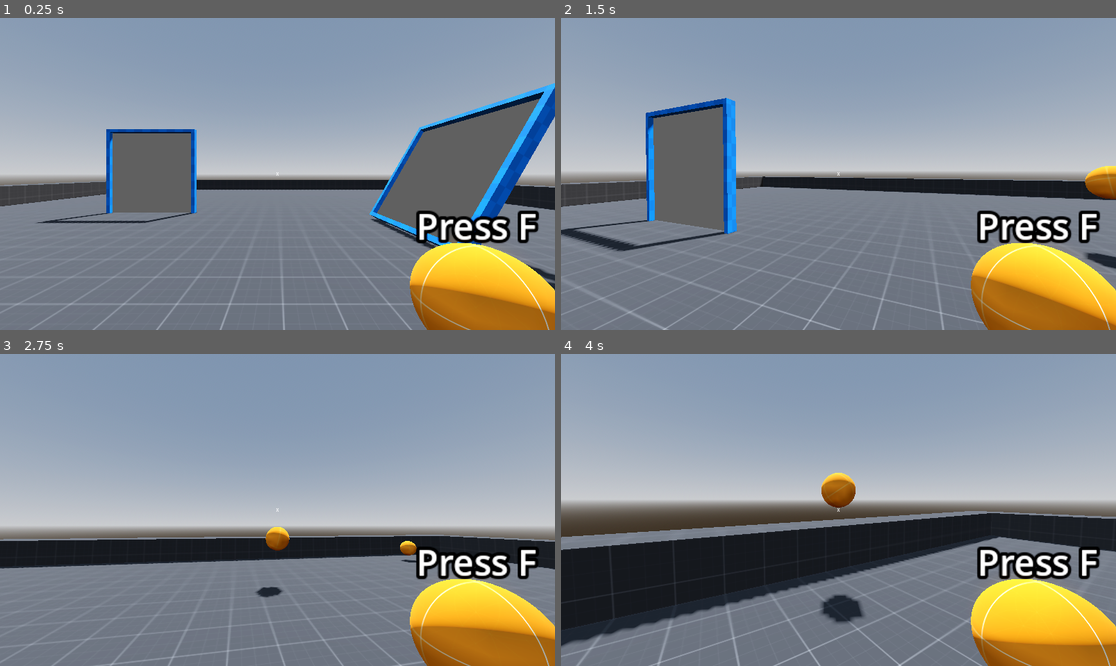
Above: before the commit, frames 1-4 (two rows, left to right).
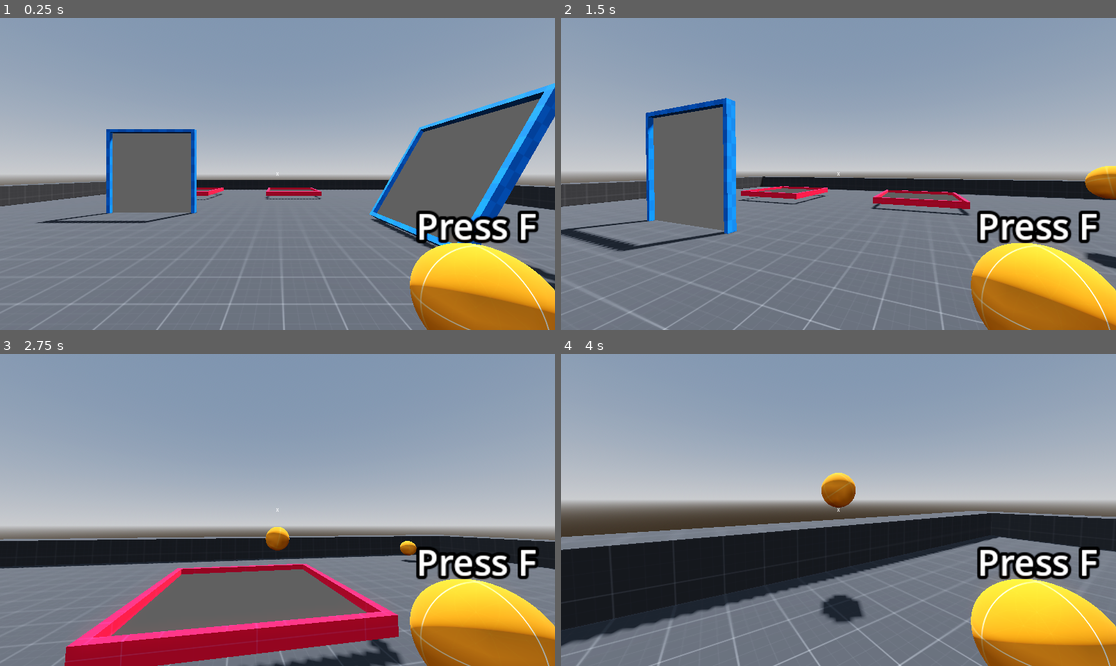
Above: after the commit, the same moments.

Repository: VojtaStruhar/godot-portals-plugin
Game: Godot game, scene res://levels/level_physics.tscn
Same seed, same stepped clock (60 frames per second), same inputs: the game is played once before the commit and once after it. This scene is started directly instead of the project's main scene.
Inputs (mouse positions are in pixels of both pictures, inside the frame that each line leads up to):
- Up to frame 1 (0.25 s): no input
- Up to frame 2 (1.5 s): tap Enter (ui_accept) at 0.5, 0.77 s; move the mouse to (866, 174) at 0.52 s; hold Up from 0.53 s (still down); tap F (fire) at 0.6 s; move the mouse to (810, 174) at 1.27 s; tap P (toggle_portals) at 1.35 s
- Up to frame 3 (2.75 s): keep holding Up; tap Enter (ui_accept) at 1.52 s; move the mouse to (288, 503) at 2.02 s; tap F (fire) at 2.1 s
- Up to frame 4 (4 s): keep holding Up; move the mouse to (832, 516) at 2.77 s; tap P (toggle_portals) at 2.85 s; tap Enter (ui_accept) at 3.02, 3.77 s; move the mouse to (877, 513) at 3.52 s; tap F (fire) at 3.6 s

The runs differ from the first frame. In frame 1, 0.4% of the frame differs, in the area x 35-58%, y 54-59%; in frame 2, 1.4%; in frame 3, 14%, in the area x 11-73%, y 67-100%; in frame 4, nothing differs.

Commit message:
Add portals on the ground

Diff:
--- a/levels/level_physics.tscn
+++ b/levels/level_physics.tscn
@@ -8,6 +8,7 @@
 [ext_resource type="Script" uid="uid://cw1r4c1d7beyv" path="res://addons/portals/scripts/portal_3d.gd" id="6_qn875"]
 [ext_resource type="Shader" uid="uid://bhdb2skdxehes" path="res://addons/portals/materials/portal_shader.gdshader" id="7_cpthp"]
 [ext_resource type="Material" uid="uid://brj2jayoo0l0d" path="res://assets/prototyping/M_prototype_blue.tres" id="8_flk5l"]
+[ext_resource type="Material" uid="uid://1nvrnylcajfg" path="res://assets/prototyping/M_prototype_red.tres" id="9_ejw2f"]
 [ext_resource type="PackedScene" uid="uid://bb1b3cg0khq5k" path="res://scripts/poor_mans_crosshair.tscn" id="10_ejw2f"]
 
 [sub_resource type="ProceduralSkyMaterial" id="ProceduralSkyMaterial_xh7pd"]
@@ -87,6 +88,26 @@
 [sub_resource type="BoxShape3D" id="BoxShape3D_8emm5"]
 size = Vector3(2.5, 2.5, 1)
 
+[sub_resource type="ShaderMaterial" id="ShaderMaterial_ejw2f"]
+render_priority = 0
+shader = ExtResource("7_cpthp")
+
+[sub_resource type="BoxMesh" id="BoxMesh_7nky4"]
+size = Vector3(2.5, 2.5, 0.1)
+
+[sub_resource type="BoxShape3D" id="BoxShape3D_3l8fs"]
+size = Vector3(2.5, 2.5, 1)
+
+[sub_resource type="ShaderMaterial" id="ShaderMaterial_8emm5"]
+render_priority = 0
+shader = ExtResource("7_cpthp")
+
+[sub_resource type="BoxMesh" id="BoxMesh_wkxyb"]
+size = Vector3(2.5, 2.5, 0.1)
+
+[sub_resource type="BoxShape3D" id="BoxShape3D_mrgyd"]
+size = Vector3(2, 2.5, 1)
+
 [node name="Level_Physics" type="Node3D"]
 metadata/movie_file = "level_physics.avi"
 
@@ -224,3 +245,71 @@
 material_override = ExtResource("8_flk5l")
 mesh = SubResource("ArrayMesh_3l8fs")
 skeleton = NodePath("../..")
+
+[node name="Portal_Red1" type="Node3D" parent="." node_paths=PackedStringArray("exit_portal", "portal_mesh", "teleport_area", "teleport_collision") groups=["portals"]]
+process_priority = 100
+process_physics_priority = 100
+transform = Transform3D(1, 0, 0, 0, -4.37114e-08, 1, 0, -1, -4.37114e-08, -4.25, 0.274811, -5.25)
+script = ExtResource("6_qn875")
+portal_size = Vector2(2.5, 2.5)
+exit_portal = NodePath("../Portal_Red2")
+is_teleport = true
+teleport_direction = 0
+rb_velocity_boost = 2.0
+teleport_collision_mask = 128
+portal_mesh = NodePath("Portal3D_Mesh")
+teleport_area = NodePath("TeleportArea")
+teleport_collision = NodePath("TeleportArea/CollisionShape3D")
+metadata/_custom_type_script = "uid://cw1r4c1d7beyv"
+metadata/_edit_group_ = true
+
+[node name="Portal3D_Mesh" type="MeshInstance3D" parent="Portal_Red1"]
+layers = 128
+material_override = SubResource("ShaderMaterial_ejw2f")
+cast_shadow = 0
+mesh = SubResource("BoxMesh_7nky4")
+
+[node name="TeleportArea" type="Area3D" parent="Portal_Red1"]
+
+[node name="CollisionShape3D" type="CollisionShape3D" parent="Portal_Red1/TeleportArea"]
+shape = SubResource("BoxShape3D_3l8fs")
+
+[node name="PortalFrame2" type="MeshInstance3D" parent="Portal_Red1"]
+transform = Transform3D(1.01, 0, 0, 0, 1.01, 0, 0, 0, 1.01, 0, 0, 0)
+material_override = ExtResource("9_ejw2f")
+mesh = SubResource("ArrayMesh_3l8fs")
+skeleton = NodePath("../..")
+
+[node name="Portal_Red2" type="Node3D" parent="." node_paths=PackedStringArray("exit_portal", "portal_mesh", "teleport_area", "teleport_collision") groups=["portals"]]
+process_priority = 100
+process_physics_priority = 100
+transform = Transform3D(1, 0, 0, 0, -4.37114e-08, 1, 0, -1, -4.37114e-08, 1.25, 0.25, -5.5)
+script = ExtResource("6_qn875")
+portal_size = Vector2(2.5, 2.5)
+exit_portal = NodePath("../Portal_Red1")
+is_teleport = true
+teleport_direction = 0
+rb_velocity_boost = 2.0
+teleport_collision_mask = 128
+portal_mesh = NodePath("Portal3D_Mesh")
+teleport_area = NodePath("TeleportArea")
+teleport_collision = NodePath("TeleportArea/CollisionShape3D")
+metadata/_custom_type_script = "uid://cw1r4c1d7beyv"
+metadata/_edit_group_ = true
+
+[node name="Portal3D_Mesh" type="MeshInstance3D" parent="Portal_Red2"]
+layers = 128
+material_override = SubResource("ShaderMaterial_8emm5")
+cast_shadow = 0
+mesh = SubResource("BoxMesh_wkxyb")
+
+[node name="PortalFrame2" type="MeshInstance3D" parent="Portal_Red2"]
+transform = Transform3D(1.01, 0, 0, 0, 1.01, 0, 0, 0, 1.01, 0, 0, 0)
+material_override = ExtResource("9_ejw2f")
+mesh = SubResource("ArrayMesh_3l8fs")
+skeleton = NodePath("../..")
+
+[node name="TeleportArea" type="Area3D" parent="Portal_Red2"]
+
+[node name="CollisionShape3D" type="CollisionShape3D" parent="Portal_Red2/TeleportArea"]
+shape = SubResource("BoxShape3D_mrgyd")
Not shown: 1 places in levels/level_physics.tscn that only renumber resources
